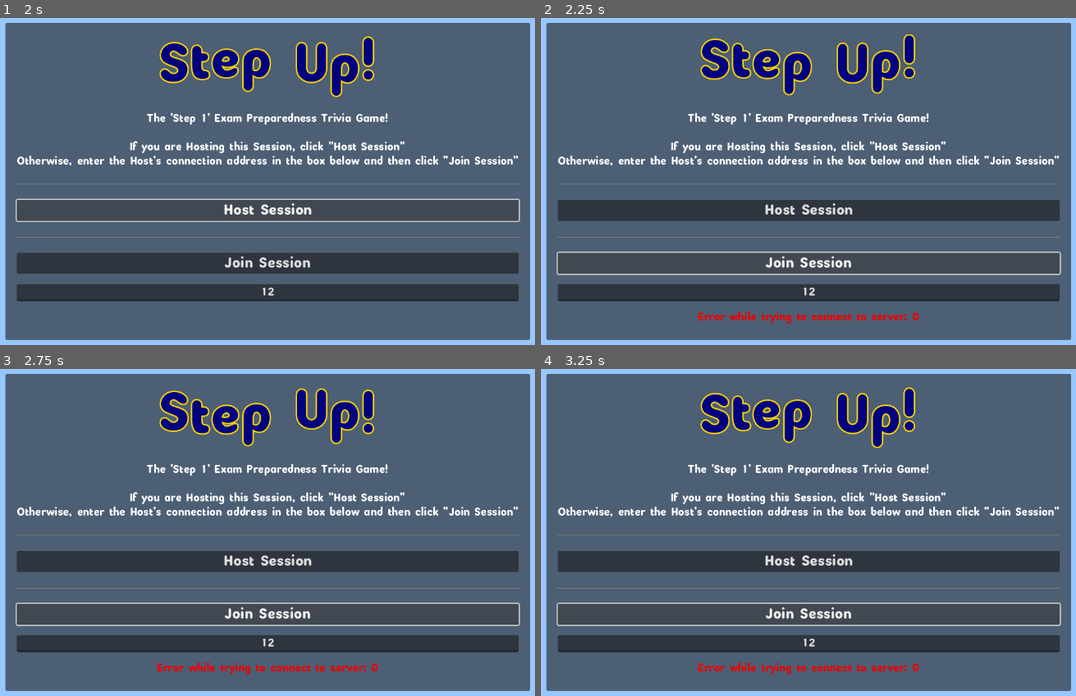
Above: before the commit, frames 1-4 (two rows, left to right).
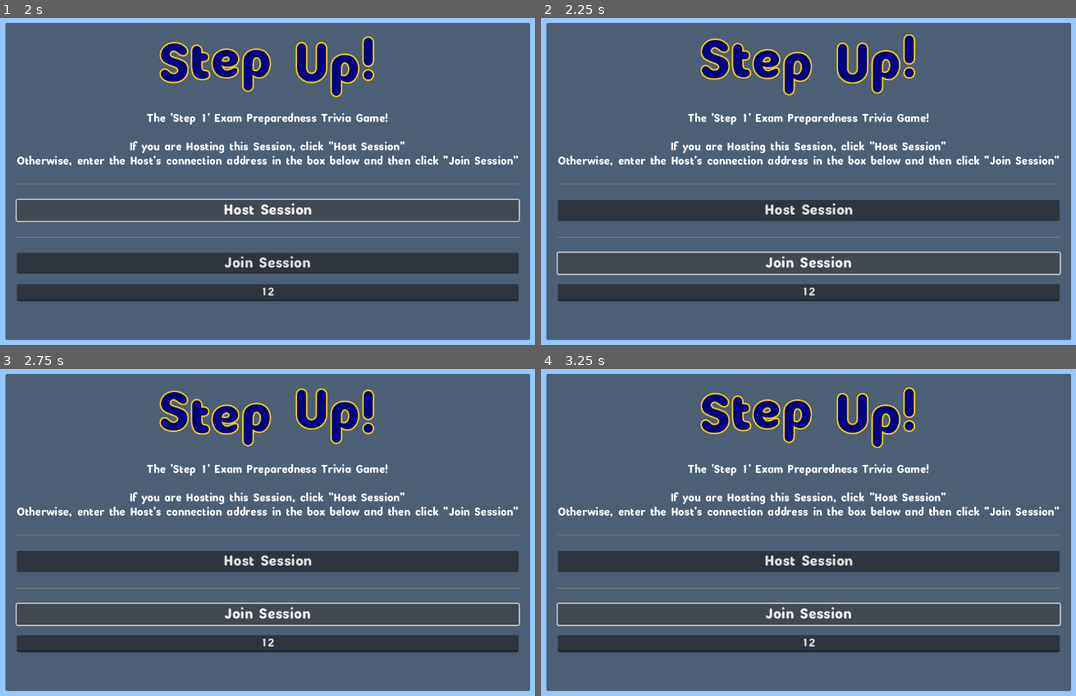
Above: after the commit, the same moments.

Repository: EmptyForge/StepUp
Game: Godot game, scene res://StepUp.tscn
The game is run twice, just before and just after one commit, with the same random seed, the same clock (stepped at 60 frames per second) and the same inputs. The engine's default icon, where the game draws it, is replaced by a stand-in: a white triangle on a blue panel in a dark square.
Inputs (mouse positions are in pixels of both pictures, inside the frame that each line leads up to):
- Up to frame 1 (2 s): click (267, 292) at 0.52 s; type "12" at 0.6 s; click "Host Session" at 1.25 s
- Up to frame 2 (2.25 s): click "Join Session" at 2 s
- Up to frame 3 (2.75 s): no input
- Up to frame 4 (3.25 s): tap 0 at 2.85 s

Frame 1 is identical in both runs. In frame 2, 0.5% of the frame differs, in the area x 29-71%, y 89-94%; in frame 3, 0.5%; in frame 4, 0.5%.

Commit message:
Changed some of the multiplayer handling to hopefully be more consistent and allow for disconnects, embedded images for questions in project files

Diff:
--- a/project.godot
+++ b/project.godot
@@ -22,5 +22,4 @@
 
 [rendering]
 
-renderer/rendering_method="gl_compatibility"
 renderer/rendering_method.mobile="gl_compatibility"
--- a/scripts/ImageQuestion.gd
+++ b/scripts/ImageQuestion.gd
@@ -3,15 +3,19 @@
 @onready var texrect : TextureRect = $TextureRect
 @onready var label : Label = $Label
 
-var img
+var texture
 var prompt
 var answer
 var showing_prompt : bool = false
 
 func load_content(question : Dictionary):
-	var img_path = question.img_path
-	img = load(img_path)
-	texrect.texture = img
+	var img = Image.new()
+	var err = img.load(question.img_path)
+	if err == OK:
+		texture = ImageTexture.new()
+		texrect.texture = texture.create_from_image(img)
+	else:
+		print("Error loading image: "+str(err))
 	prompt = question.prompt
 	answer = question.answer
 	toggle()
--- a/scripts/StepUp.gd
+++ b/scripts/StepUp.gd
@@ -4,6 +4,7 @@
 const PORT = 6288
 
 @onready var main_menu = $CanvasLayer/MainMenu
+@onready var join_button = $CanvasLayer/MainMenu/MarginContainer/VBoxContainer/JoinButton
 @onready var connection_address_line_edit = $CanvasLayer/MainMenu/MarginContainer/VBoxContainer/ConnectionLineEdit
 @onready var connection_status_label = $CanvasLayer/MainMenu/MarginContainer/VBoxContainer/ConnectionStatusLabel
 
@@ -29,7 +30,16 @@
 	enet_peer.create_server(PORT)
 	if enet_peer.get_connection_status() == MultiplayerPeer.CONNECTION_CONNECTED:
 		multiplayer.multiplayer_peer = enet_peer
-		multiplayer.peer_connected.connect(add_player)  # Connect "peer_connected" signal to add_player()
+		multiplayer.peer_connected.connect(  # Connect "peer_connected" signal to add_player()
+			func(new_peer_id):
+				await get_tree().create_timer(1).timeout
+				add_player.rpc(new_peer_id)
+		)
+		multiplayer.peer_disconnected.connect(
+			func(new_peer_id):
+				await get_tree().create_timer(1).timeout
+				remove_player.rpc(new_peer_id)
+		)
 		host_options.activate_buttons()
 		main_menu.hide()
 		game_client.show()
@@ -37,22 +47,26 @@
 
 func _on_join_button_pressed():
 	enet_peer.create_client(connection_address_line_edit.text, PORT)
-	if enet_peer.get_connection_status() == MultiplayerPeer.CONNECTION_DISCONNECTED:
-		enet_peer.close()
-		connection_status_label.text = "Error while trying to connect to server: " + str(enet_peer.get_connection_status())
-	else:
-		multiplayer.multiplayer_peer = enet_peer
-		main_menu.hide()
-		game_client.show()
+	multiplayer.multiplayer_peer = enet_peer
 
 func add_host(peer_id:int):
 	host_options.read_question_file_button.disabled = false
 	host_id = multiplayer.get_unique_id()
 
+@rpc("any_peer", "call_local", "reliable")
 func add_player(peer_id:int):
+	main_menu.hide()
+	game_client.show()
 	var player_panel = PlayerPanel.instantiate()
 	player_panel.name = str(peer_id)
 	player_container.add_child(player_panel)
+
+@rpc("any_peer", "call_local", "reliable")
+func remove_player(peer_id:int):
+	for player_panel in player_container.get_children():
+		if player_panel.name == str(peer_id):
+			score_data.erase(player_panel.player_name)
+			player_panel.queue_free()
 
 func update_score_data(player_name, player_score):
 	score_data[player_name] = player_score
Not shown, changed: export_presets.cfg
Not shown, changed: .gitignore
